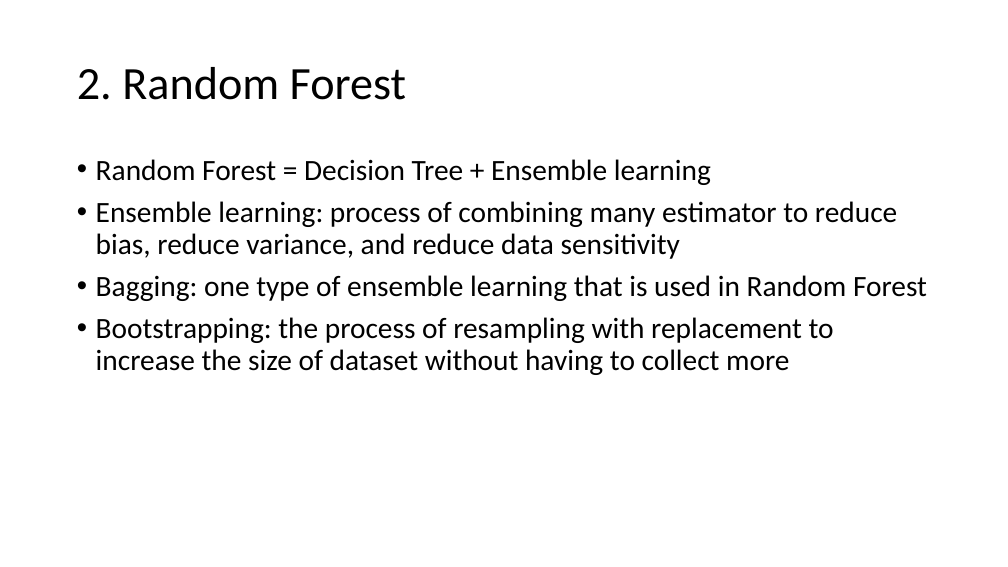
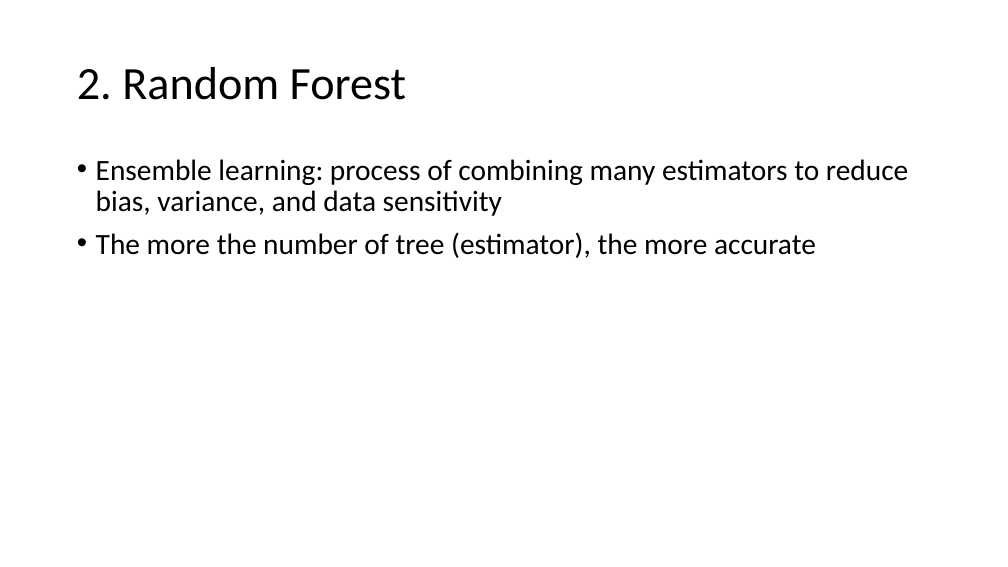
Before and after one commit to gucino/Machine-Learning, a slide deck: slide 28 of Decision_tree_and_Random_forest.pptx (slide 19 before the commit). Drawn at 1008x567 pixels with LibreOffice and Linux fonts; fonts in the diff are those of the drawing. Boxes give left, top, right and bottom in pixels: in the first picture for what was removed or moved away, otherwise in the second. Text is boxed around its words. In the diff, an @@ line names an element or a change of style, - is before the commit and + after.

```diff
--- a/Decision_tree_and_Random_forest.pptx
+++ b/Decision_tree_and_Random_forest.pptx
@@ text at box(96, 159, 908, 258): text changed @@
-• Random Forest = Decision Tree + Ensemble learning
-• Ensemble learning: process of combining many estimator to reduce bias, reduce variance, and reduce data sensitivity
-• Bagging: one type of ensemble learning that is used in Random Forest
-• Bootstrapping: the process of resampling with replacement to increase the size of dataset without having to collect more
+• Ensemble learning: process of combining many estimators to reduce bias, variance, and data sensitivity
+• The more the number of tree (estimator), the more accurate
```
Also in this commit, not shown: 8 other slides changed, 16 slides added, 1 slide removed.
